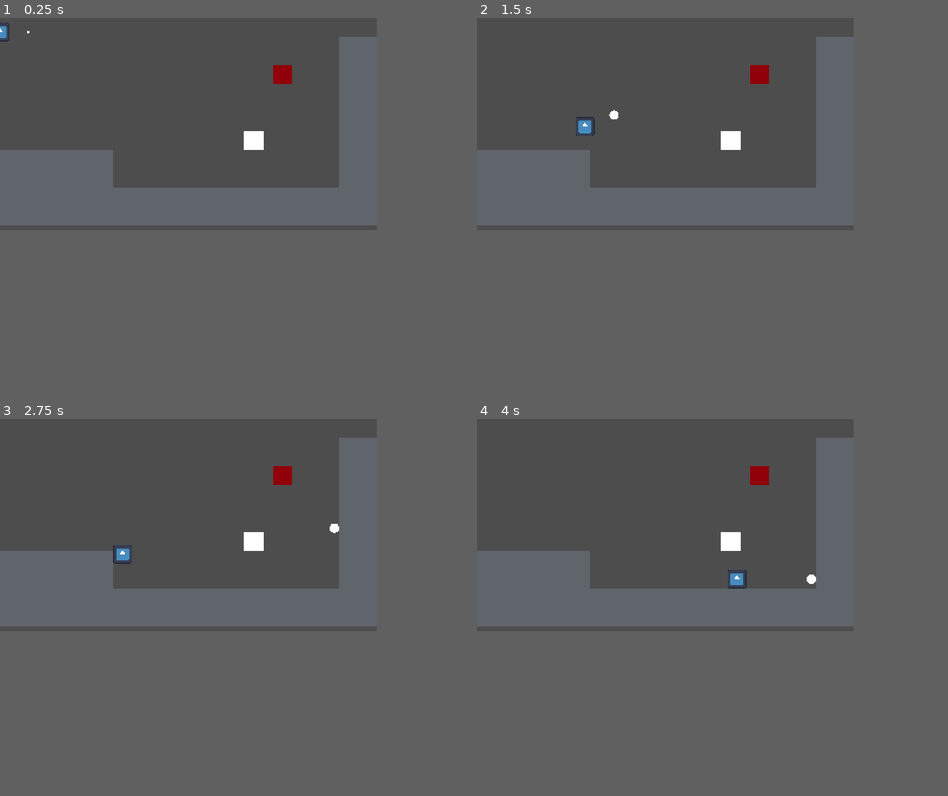
Above: before the commit, frames 1-4 (two rows, left to right).
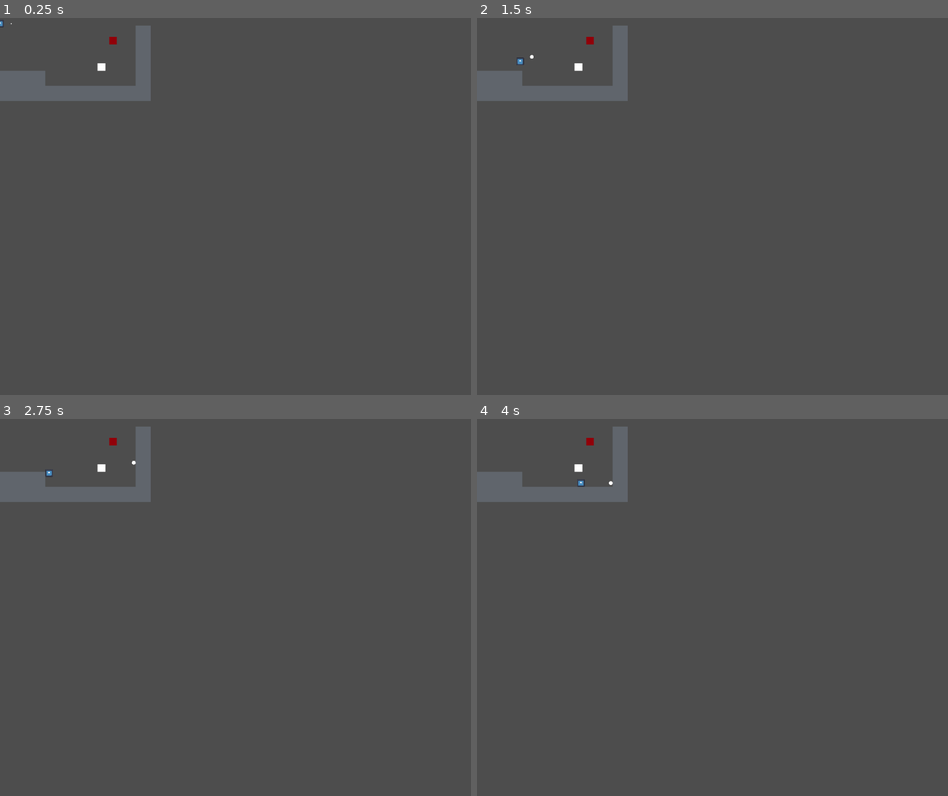
Above: after the commit, the same moments.

Repository: Borrow-Game/game-godot
Game: Godot game, scene res://physics_sample_scene.tscn
Two runs of this game, one before a commit and one after it. Both use one fixed random seed, a clock stepped at 60 frames per second and the inputs below. Before the commit the project has no main scene; this scene is started directly in both runs. The engine's default icon, where the game draws it, is replaced by a stand-in: a white triangle on a blue panel in a dark square.
Inputs:
- Up to frame 1 (0.25 s): no input
- Up to frame 2 (1.5 s): tap Enter (ui_accept) at 0.5, 0.6, 0.77, 1.07 s; hold Right (ui_right) from 0.53 s (still down); tap Shift (shoot bow) at 1.35 s
- Up to frame 3 (2.75 s): tap Enter (ui_accept) at 1.52, 1.55, 1.82, 2.1 s; release Right (ui_right) at 2.03 s; hold Left (ui_left) from 2.03 s (still down)
- Up to frame 4 (4 s): release Left (ui_left) at 2.78 s; hold Right (ui_right) from 2.78 s (still down); tap Shift (shoot bow) at 2.85 s; tap Enter (ui_accept) at 3.02, 3.05, 3.32, 3.6, 3.77 s
In our replay, the window is 640x360 before the commit and 800x640 after it. These sizes can differ from the game's own. Grey fills any space a smaller window leaves; there, only what the larger window draws over its background counts as a difference.

The runs differ from the first frame. In frame 1, 16% of the frame differs, in the area x 0-80%, y 0-55%; in frame 2, 16%, in the area x 0-80%, y 2-55%; in frame 3, 16%; in frame 4, 16%.

Commit message:
feat: basic dashing

Diff:
--- /dev/null
+++ b/dash_mechanic/dash_mechanic_demo.tscn
@@ -0,0 +1,96 @@
+[gd_scene load_steps=8 format=3 uid="uid://b5hv6f43g6bpf"]
+
+[ext_resource type="Script" path="res://dash_mechanic/player.gd" id="1_s5ygb"]
+[ext_resource type="Texture2D" uid="uid://bu2lgv44ul6ee" path="res://dash_mechanic/brackeys_platformer_assets/sprites/world_tileset.png" id="1_ulrcu"]
+
+[sub_resource type="CanvasItemMaterial" id="CanvasItemMaterial_bt23u"]
+
+[sub_resource type="AnimatedTexture" id="AnimatedTexture_3xw13"]
+
+[sub_resource type="RectangleShape2D" id="RectangleShape2D_a7aos"]
+size = Vector2(10, 7)
+
+[sub_resource type="TileSetAtlasSource" id="TileSetAtlasSource_u2g0c"]
+texture = ExtResource("1_ulrcu")
+11:9/0 = 0
+0:0/0 = 0
+0:0/0/physics_layer_0/polygon_0/points = PackedVector2Array(-8, 8, 8, 8, 8, -8, -8, -8)
+1:0/0 = 0
+1:0/0/physics_layer_0/polygon_0/points = PackedVector2Array(-8, 8, 8, 8, 8, -8, -8, -8)
+2:0/0 = 0
+2:0/0/physics_layer_0/polygon_0/points = PackedVector2Array(-8, 8, 8, 8, 8, -8, -8, -8)
+3:0/0 = 0
+3:0/0/physics_layer_0/polygon_0/points = PackedVector2Array(-8, 8, 8, 8, 8, -8, -8, -8)
+4:0/0 = 0
+4:0/0/physics_layer_0/polygon_0/points = PackedVector2Array(-8, 8, 8, 8, 8, -8, -8, -8)
+5:0/0 = 0
+5:0/0/physics_layer_0/polygon_0/points = PackedVector2Array(-8, 8, 8, 8, 8, -8, -8, -8)
+6:0/0 = 0
+6:0/0/physics_layer_0/polygon_0/points = PackedVector2Array(-8, 8, 8, 8, 8, -8, -8, -8)
+7:0/0 = 0
+7:0/0/physics_layer_0/polygon_0/points = PackedVector2Array(-8, 8, 8, 8, 8, -8, -8, -8)
+8:0/0 = 0
+8:0/0/physics_layer_0/polygon_0/points = PackedVector2Array(-8, 8, 8, 8, 8, -8, -8, -8)
+8:1/0 = 0
+8:1/0/physics_layer_0/polygon_0/points = PackedVector2Array(-8, 8, 8, 8, 8, -8, -8, -8)
+8:2/0 = 0
+8:2/0/physics_layer_0/polygon_0/points = PackedVector2Array(-8, 8, 8, 8, 8, -8, -8, -8)
+7:2/0 = 0
+7:2/0/physics_layer_0/polygon_0/points = PackedVector2Array(-8, 8, 8, 8, 8, -8, -8, -8)
+6:2/0 = 0
+6:2/0/physics_layer_0/polygon_0/points = PackedVector2Array(-8, 8, 8, 8, 8, -8, -8, -8)
+5:2/0 = 0
+5:2/0/physics_layer_0/polygon_0/points = PackedVector2Array(-8, 8, 8, 8, 8, -8, -8, -8)
+4:2/0 = 0
+4:2/0/physics_layer_0/polygon_0/points = PackedVector2Array(-8, 8, 8, 8, 8, -8, -8, -8)
+3:2/0 = 0
+3:2/0/physics_layer_0/polygon_0/points = PackedVector2Array(-8, 8, 8, 8, 8, -8, -8, -8)
+2:2/0 = 0
+2:2/0/physics_layer_0/polygon_0/points = PackedVector2Array(-8, 8, 8, 8, 8, -8, -8, -8)
+1:2/0 = 0
+1:2/0/physics_layer_0/polygon_0/points = PackedVector2Array(-8, 8, 8, 8, 8, -8, -8, -8)
+0:2/0 = 0
+0:2/0/physics_layer_0/polygon_0/points = PackedVector2Array(-8, 8, 8, 8, 8, -8, -8, -8)
+0:1/0 = 0
+0:1/0/physics_layer_0/polygon_0/points = PackedVector2Array(-8, 8, 8, 8, 8, -8, -8, -8)
+1:1/0 = 0
+1:1/0/physics_layer_0/polygon_0/points = PackedVector2Array(-8, 8, 8, 8, 8, -8, -8, -8)
+2:1/0 = 0
+2:1/0/physics_layer_0/polygon_0/points = PackedVector2Array(-8, 8, 8, 8, 8, -8, -8, -8)
+3:1/0 = 0
+3:1/0/physics_layer_0/polygon_0/points = PackedVector2Array(-8, 8, 8, 8, 8, -8, -8, -8)
+4:1/0 = 0
+4:1/0/physics_layer_0/polygon_0/points = PackedVector2Array(-8, 8, 8, 8, 8, -8, -8, -8)
+5:1/0 = 0
+5:1/0/physics_layer_0/polygon_0/points = PackedVector2Array(-8, 8, 8, 8, 8, -8, -8, -8)
+6:1/0 = 0
+6:1/0/physics_layer_0/polygon_0/points = PackedVector2Array(-8, 8, 8, 8, 8, -8, -8, -8)
+7:1/0 = 0
+7:1/0/physics_layer_0/polygon_0/points = PackedVector2Array(-8, 8, 8, 8, 8, -8, -8, -8)
+
+[sub_resource type="TileSet" id="TileSet_lqy4l"]
+physics_layer_0/collision_layer = 1
+sources/0 = SubResource("TileSetAtlasSource_u2g0c")
+
+[node name="DashMechanicDemo" type="Node2D"]
+
+[node name="player" type="CharacterBody2D" parent="."]
+material = SubResource("CanvasItemMaterial_bt23u")
+script = ExtResource("1_s5ygb")
+
+[node name="Sprite2D" type="Sprite2D" parent="player"]
+position = Vector2(0, -5)
+scale = Vector2(9.5, 7.5)
+texture = SubResource("AnimatedTexture_3xw13")
+
+[node name="CollisionShape2D" type="CollisionShape2D" parent="player"]
+position = Vector2(0, -5)
+shape = SubResource("RectangleShape2D_a7aos")
+
+[node name="Camera2D" type="Camera2D" parent="."]
+zoom = Vector2(4, 4)
+
+[node name="TileMap" type="TileMap" parent="."]
+tile_set = SubResource("TileSet_lqy4l")
+format = 2
+layer_0/tile_data = PackedInt32Array(65535, 0, 0, 0, 0, 0, 1, 0, 0, 65533, 0, 0, 65534, 0, 0, 65532, 0, 0, 65531, 0, 0, 65530, 0, 0, 65529, 0, 0, 65528, 0, 0, 65527, 0, 0, 65526, 0, 0, 6, 0, 0, 7, 0, 0, 8, 0, 0, 9, 0, 0, -65528, 0, 0, -131064, 0, 0, -196600, 0, 0, -9, 0, 0, -65545, 0, 0, -131081, 0, 0, -196617, 0, 0)
--- /dev/null
+++ b/dash_mechanic/player.gd
@@ -0,0 +1,52 @@
+extends CharacterBody2D
+
+const SPEED = 60.0
+const JUMP_VELOCITY = -400.0
+const DASH_SPEED = 400.0
+const DASH_DURATION = 0.2
+const DASH_COOLDOWN = 0.5
+
+var is_dashing = false
+var dash_timer = 0.0
+var dash_cooldown_timer = 0.0
+var dash_direction = Vector2.ZERO
+
+func _physics_process(delta: float) -> void:
+	if dash_cooldown_timer > 0:
+		dash_cooldown_timer -= delta
+
+	if is_dashing:
+		velocity = dash_direction * DASH_SPEED
+		dash_timer -= delta
+
+		if dash_timer <= 0:
+			is_dashing = false
+	else:
+		if not is_on_floor():
+			velocity += get_gravity() * delta
+
+		if Input.is_action_just_pressed("ui_accept") and is_on_floor():
+			velocity.y = JUMP_VELOCITY
+
+		var direction := Input.get_axis("ui_left", "ui_right")
+		if direction:
+			velocity.x = direction * SPEED
+		else:
+			velocity.x = move_toward(velocity.x, 0, SPEED)
+
+		if Input.is_action_just_pressed("dash") and dash_cooldown_timer <= 0:
+			start_dash()
+	move_and_slide()
+
+func start_dash() -> void:
+	is_dashing = true
+	dash_timer = DASH_DURATION
+	dash_cooldown_timer = DASH_COOLDOWN
+
+	dash_direction = Vector2(
+		Input.get_action_strength("ui_right") - Input.get_action_strength("ui_left"),
+		Input.get_action_strength("ui_down") - Input.get_action_strength("ui_up")
+	).normalized()
+
+	if dash_direction == Vector2.ZERO:
+		dash_direction = Vector2(1 if Input.get_action_strength("ui_right") > 0 else -1, 0)
--- a/project.godot
+++ b/project.godot
@@ -11,14 +11,19 @@
 [application]
 
 config/name="BorrowGame"
+run/main_scene="res://physics_sample_scene.tscn"
 config/features=PackedStringArray("4.3")
 config/icon="res://icon.svg"
 
 [display]
 
-window/size/viewport_width=320
-window/size/viewport_height=180
+window/size/viewport_width=1000
+window/size/viewport_height=800
 window/stretch/mode="viewport"
+
+[dotnet]
+
+project/assembly_name="BorrowGame"
 
 [global_group]
 
@@ -31,6 +36,11 @@
 "events": [Object(InputEventKey,"resource_local_to_scene":false,"resource_name":"","device":0,"window_id":0,"alt_presse …(194 unchanged characters)…
 ]
 }
+dash={
+"deadzone": 0.5,
+"events": [Object(InputEventKey,"resource_local_to_scene":false,"resource_name":"","device":-1,"window_id":0,"alt_pressed":false,"shift_pressed":true,"ctrl_pressed":false,"meta_pressed":false,"pressed":false,"keycode":0,"physical_keycode":88,"key_label":0,"unicode":88,"location":0,"echo":false,"script":null)
+]
+}
 
 [physics]
 
Not shown, added: dash_mechanic/brackeys_platformer_assets/LICENSE & CREDITS.txt
Binary file added: dash_mechanic/brackeys_platformer_assets/fonts/PixelOperator8-Bold.ttf
Not shown, added: dash_mechanic/brackeys_platformer_assets/fonts/PixelOperator8-Bold.ttf.import
Binary file added: dash_mechanic/brackeys_platformer_assets/fonts/PixelOperator8.ttf
Not shown, added: dash_mechanic/brackeys_platformer_assets/fonts/PixelOperator8.ttf.import
Not shown, added: dash_mechanic/brackeys_platformer_assets/music/time_for_adventure.mp3.import
Not shown, added: dash_mechanic/brackeys_platformer_assets/sounds/coin.wav.import
Not shown, added: dash_mechanic/brackeys_platformer_assets/sounds/explosion.wav.import
Not shown, added: dash_mechanic/brackeys_platformer_assets/sounds/hurt.wav.import
Not shown, added: dash_mechanic/brackeys_platformer_assets/sounds/jump.wav.import
Not shown, added: dash_mechanic/brackeys_platformer_assets/sounds/power_up.wav.import
Not shown, added: dash_mechanic/brackeys_platformer_assets/sounds/tap.wav.import
(and 23 more such lines)
